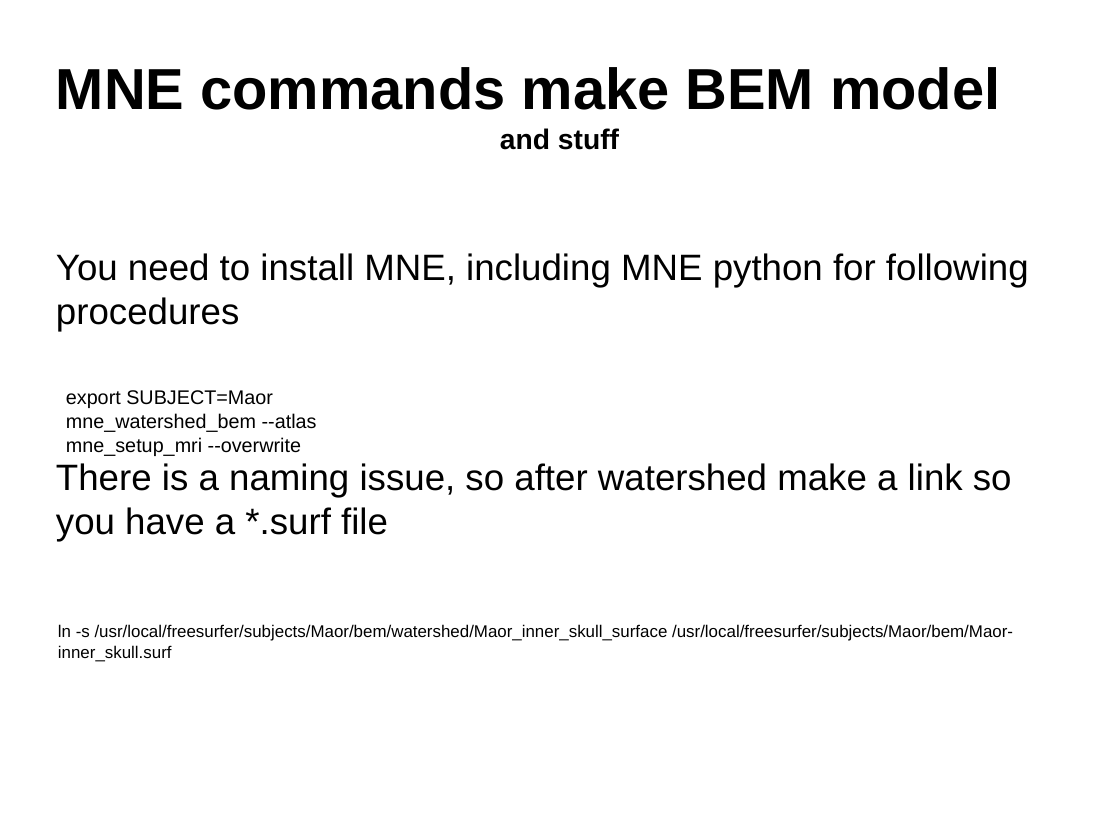
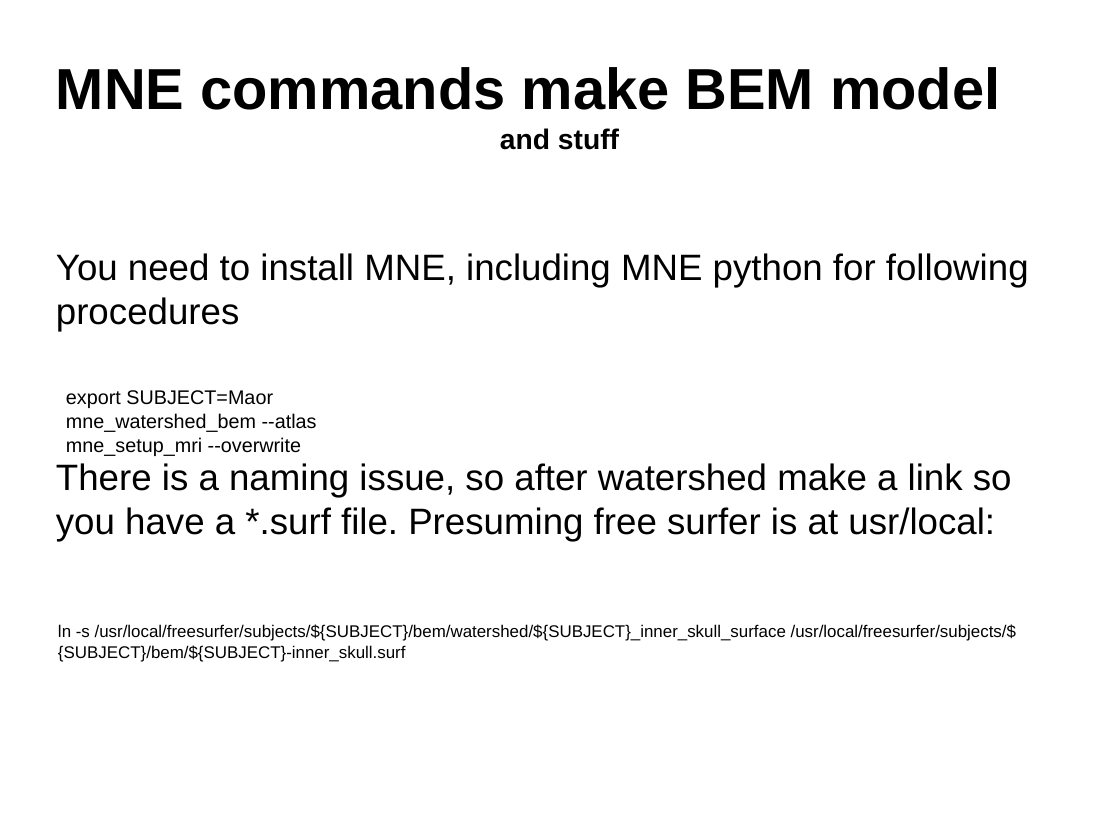
Before and after one commit to yuval-harpaz/MNE4D, a slide deck: slide 4 of docs/MNE_4D_data.pptx. Drawn at 1120x840 pixels with LibreOffice and Linux fonts; fonts in the diff are those of the drawing; background and template pictures are left out. Boxes give left, top, right and bottom in pixels: in the first picture for what was removed or moved away, otherwise in the second. Text is boxed around its words. In the diff, an @@ line names an element or a change of style, - is before the commit and + after.

```diff
--- a/docs/MNE_4D_data.pptx
+++ b/docs/MNE_4D_data.pptx
@@ text at bbox=[56, 463, 1012, 541]: text changed @@
-There is a naming issue, so after watershed make a link so you have a *.surf file
+There is a naming issue, so after watershed make a link so you have a *.surf file. Presuming free surfer is at usr/local:
@@ text at bbox=[58, 624, 1016, 662]: text changed @@
-ln -s /usr/local/freesurfer/subjects/Maor/bem/watershed/Maor_inner_skull_surface /usr/local/freesurfer/subjects/Maor/bem/Maor-inner_skull.surf
+ln -s /usr/local/freesurfer/subjects/${SUBJECT}/bem/watershed/${SUBJECT}_inner_skull_surface /usr/local/freesurfer/subjects/${SUBJECT}/bem/${SUBJECT}-inner_skull.surf
```
Also in this commit, not shown: 2 other slides changed, 1 other file.
